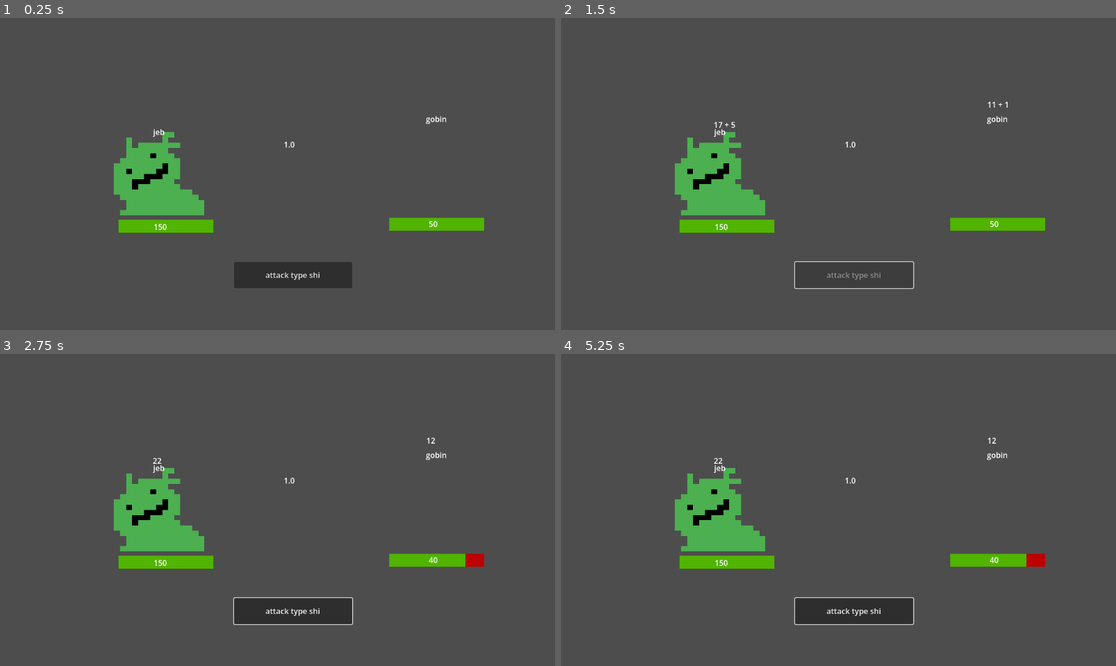
Above: before the commit, frames 1-4 (two rows, left to right).
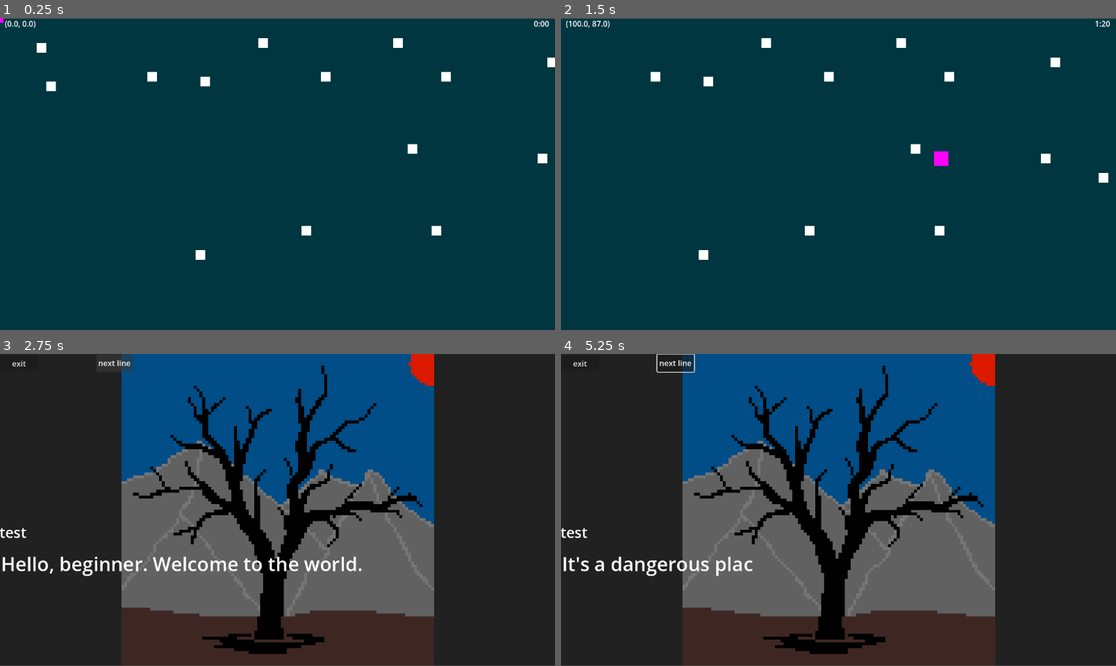
Above: after the commit, the same moments.

Repository: plasalt/map-test
Game: Godot game, scene res://scenes/control.tscn
The game is run twice, just before and just after one commit, with the same random seed, the same clock (stepped at 60 frames per second) and the same inputs. Before the commit the project starts from res://scenes/combat.tscn.
Inputs (mouse positions are in pixels of both pictures, inside the frame that each line leads up to):
- Up to frame 1 (0.25 s): no input
- Up to frame 2 (1.5 s): click (855, 273) at 0.5 s, where only the run before the commit has a clickable "attack type shi"; move the mouse to (960, 158) at 1.27 s; hold Right (ui_right) from 1.28 s (still down); click (960, 158) at 1.42 s
- Up to frame 3 (2.75 s): release Right (ui_right) at 2 s; click (116, 363) at 2 s, where only the run after the commit has a clickable "next line"
- Up to frame 4 (5.25 s): click (677, 363) at 2.75 s, where only the run after the commit has a clickable "next line"; move the mouse to (727, 525) at 3.52 s; hold Down (ui_down) 3.53-4.28 s; move the mouse to (894, 441) at 4.27 s; hold Right (ui_right) 4.28-5.03 s; move the mouse to (810, 572) at 5.02 s; hold Up (ui_up) from 5.03 s (still down); click (810, 572) at 5.17 s

The runs differ from the first frame. In frame 1, 100% of the frame differs, in the area x 0-100%, y 0-100%; in frame 2, 100%; in frame 3, 85%; in frame 4, 85%.

Commit message:
combat death and win scene, camera bnound fixes

Diff:
--- /dev/null
+++ b/deathmenu.gd
@@ -0,0 +1,8 @@
+extends Control
+
+@onready var backmenu = $Button
+
+
+
+func _on_button_button_down() -> void:
+	get_tree().change_scene_to_file("res://scenes/main_menu.tscn")
--- a/jsons/dialogue/WIN.json
+++ b/jsons/dialogue/WIN.json
@@ -1,6 +1,6 @@
 {
-  "start": {
-	"text": "you lowk slimed that chud",
-	"next": "end"
-  },
+	"start": {
+		"next": "end",
+		"text": "you lowk slimed that nuh"
+	}
 }
--- a/jsons/dialogue/john.json
+++ b/jsons/dialogue/john.json
@@ -3,11 +3,12 @@
 	"text": "you finna die",
 	"next": "fight"
   },
+
   "fight": {
 	"enemy": {
 	  "hp": 10,
-	  "damage": 2,
-	  "damagemod": 1,
+	  "damage": 20,
+	  "damagemod": 10,
 	  "name": "nuh",
 	  "png": "res://textures/enemies/gobin.png"
 	},
--- /dev/null
+++ b/jsons/dialogue/playerdeath.json
@@ -0,0 +1,10 @@
+{
+	"event": "death",
+	"oof": {
+		"event": "death"
+	},
+	"start": {
+		"next": "oof",
+		"text": "killed by nuh"
+	}
+}
--- a/project.godot
+++ b/project.godot
@@ -11,7 +11,7 @@
 [application]
 
 config/name="map test"
-run/main_scene="uid://i4bpeom08ftr"
+run/main_scene="uid://dcm4r84jp5glo"
 config/features=PackedStringArray("4.7", "Forward Plus")
 config/icon="res://icon.svg"
 
--- a/scenes/control.tscn
+++ b/scenes/control.tscn
@@ -5,9 +5,10 @@
 [ext_resource type="PackedScene" uid="uid://cbwma5cmh73aw" path="res://scenes/player.tscn" id="3_qtu10"]
 [ext_resource type="Script" uid="uid://cjsmpi55pc76w" path="res://scripts/bounds.gd" id="5_tjwpk"]
 [ext_resource type="Script" uid="uid://c7n7xn0x1cquk" path="res://scripts/sceneswitcher.gd" id="6_lpubu"]
+[ext_resource type="Texture2D" uid="uid://bjofepxv24rss" path="res://textures/menu/mainmenu.png" id="7_1p5nq"]
 [ext_resource type="Script" uid="uid://cvdni3p4larpv" path="res://scripts/cam.gd" id="7_lt2xq"]
 
-[node name="Control" type="Control" unique_id=1424041087 node_paths=PackedStringArray("clock")]
+[node name="Control" type="Control" unique_id=1424041087 node_paths=PackedStringArray("clock", "time", "cords")]
 layout_mode = 3
 anchors_preset = 15
 anchor_right = 1.0
@@ -16,6 +17,8 @@
 grow_vertical = 2
 script = ExtResource("1_0fbet")
 clock = NodePath("Gameclock")
+time = NodePath("Camera2D/time")
+cords = NodePath("Camera2D/cords")
 
 [node name="Gameclock" parent="." unique_id=843309788 instance=ExtResource("2_ee4bf")]
 
@@ -34,23 +37,32 @@
 
 [node name="Camera2D" type="Camera2D" parent="." unique_id=1533877721]
 position = Vector2(579, 320)
-limit_enabled = false
-limit_left = -100
-limit_top = -100
-limit_right = 100
-limit_bottom = 100
+limit_left = 0
+limit_top = 0
+limit_right = 3300
+limit_bottom = 1300
 script = ExtResource("7_lt2xq")
 
 [node name="time" type="Label" parent="Camera2D" unique_id=44205679]
-offset_left = 533.0
-offset_top = -323.0
-offset_right = 573.0
-offset_bottom = -300.0
+offset_left = 532.0
+offset_top = -320.0
+offset_right = 572.0
+offset_bottom = -297.0
 size_flags_horizontal = 3
-metadata/_edit_use_anchors_ = true
 
 [node name="cords" type="Label" parent="Camera2D" unique_id=1050385732]
 offset_left = -566.0
 offset_top = -320.0
 offset_right = -526.0
 offset_bottom = -297.0
+
+[node name="CanvasLayer" type="CanvasLayer" parent="." unique_id=1586366326]
+
+[node name="TextureRect" type="TextureRect" parent="." unique_id=1410355071]
+z_index = -100
+layout_mode = 0
+offset_left = -1.0
+offset_top = 2.0
+offset_right = 2559.0
+offset_bottom = 1442.0
+texture = ExtResource("7_1p5nq")
--- /dev/null
+++ b/scenes/deathscreen.tscn
@@ -0,0 +1,46 @@
+[gd_scene format=3 uid="uid://g6ql6rx25yoo"]
+
+[ext_resource type="Script" uid="uid://du2ojfqb4d83g" path="res://deathmenu.gd" id="1_ylnw1"]
+
+[node name="deathscreen" type="Control" unique_id=593651548]
+layout_mode = 3
+anchors_preset = 15
+anchor_right = 1.0
+anchor_bottom = 1.0
+grow_horizontal = 2
+grow_vertical = 2
+script = ExtResource("1_ylnw1")
+
+[node name="Label" type="Label" parent="." unique_id=1344972036]
+layout_mode = 1
+anchors_preset = 8
+anchor_left = 0.5
+anchor_top = 0.5
+anchor_right = 0.5
+anchor_bottom = 0.5
+offset_left = -20.0
+offset_top = -11.5
+offset_right = 20.0
+offset_bottom = 11.5
+grow_horizontal = 2
+grow_vertical = 2
+theme_override_font_sizes/font_size = 32
+text = "You died"
+
+[node name="Button" type="Button" parent="." unique_id=834598478]
+layout_mode = 1
+anchors_preset = 8
+anchor_left = 0.5
+anchor_top = 0.5
+anchor_right = 0.5
+anchor_bottom = 0.5
+offset_left = -23.0
+offset_top = 55.0
+offset_right = 23.0
+offset_bottom = 86.0
+grow_horizontal = 2
+grow_vertical = 2
+text = "Main menu
+"
+
+[connection signal="button_down" from="Button" to="." method="_on_button_button_down"]
--- a/scripts/bounds.gd
+++ b/scripts/bounds.gd
@@ -65,6 +65,7 @@
 	GameData.current_dialogue = p.dialogue
 	GameData.currentbounds = id
 	GameData.current_dialogue = GameData.trigger_boxes[GameData.currentbounds].dialoguefile
+	GameData.speaker_name = GameData.trigger_boxes[GameData.currentbounds].speakername
 	save_triggers_to_gamedata()
 
 
--- a/scripts/combat.gd
+++ b/scripts/combat.gd
@@ -26,6 +26,7 @@
 var enemyhp = 100
 var playermaxhp = 100
 var enemymaxhp = 100
+
 @onready var playername = $player/name
 @onready var enemyname = $enemy/name
 
@@ -64,6 +65,31 @@
 func playerwin():
 	GameData.current_dialogue = "res://jsons/dialogue/WIN.json"
 	print(GameData.current_dialogue)
+	var path = "res://jsons/dialogue/WIN.json"
+	var file = FileAccess.open(path, FileAccess.READ)
+	var json_text = file.get_as_text()
+	var dialogue_data = JSON.parse_string(json_text)
+	dialogue_data["start"]["text"] = "you lowk slimed that %s" % [enemyname.text]
+	var file_write = FileAccess.open(path, FileAccess.WRITE)
+	if file_write:
+		file_write.store_string(JSON.stringify(dialogue_data, "\t"))
+		file_write.close()
+	get_tree().change_scene_to_file("res://scenes/eventmanager.tscn")
+	pass
+
+func playerdeath():
+	GameData.current_dialogue = "res://jsons/dialogue/playerdeath.json"
+	GameData.speaker_name = "death"
+	print(GameData.current_dialogue)
+	var path = "res://jsons/dialogue/playerdeath.json"
+	var file = FileAccess.open(path, FileAccess.READ)
+	var json_text = file.get_as_text()
+	var dialogue_data = JSON.parse_string(json_text)
+	dialogue_data["start"]["text"] = "killed by %s" % [enemyname.text]
+	var file_write = FileAccess.open(path, FileAccess.WRITE)
+	if file_write:
+		file_write.store_string(JSON.stringify(dialogue_data, "\t"))
+		file_write.close()
 	get_tree().change_scene_to_file("res://scenes/eventmanager.tscn")
 	pass
 
@@ -77,6 +103,8 @@
 	get_tree().current_scene.add_child(popup)
 	popup.global_position = spawn_pos
 	popup.animate_damage_popup(amount)
+
+
 
 func _on_attackbutton_button_down() -> void:
 	attackbutton.disabled = true
@@ -163,6 +191,7 @@
 	phase =4
 	if playerhp <= 0:
 		print("player dided")
+		playerdeath()
 	if enemyhp <= 0:
 		print("enemy slimed")
 		playerwin()
--- a/scripts/control.gd
+++ b/scripts/control.gd
@@ -4,8 +4,8 @@
 @onready var marker = $marker
 @onready var bounds = $bounds
 @export var clock: Node
-@onready var time = $Camera2D/time
-@onready var cords = $Camera2D/cords
+@export var time:Label
+@export var cords:Label
 const Marker = preload("res://scenes/marker.tscn")
 
 func _ready():
--- a/scripts/dialogue_manager.gd
+++ b/scripts/dialogue_manager.gd
@@ -35,7 +35,8 @@
 		start_combat()
 		return
 	check_options()
-
+	if node.get("event") == "death":
+		deathscreen()
 
 func type_line(line: String):
 	is_typing = true
@@ -109,3 +110,8 @@
 	get_tree().change_scene_to_file("res://scenes/combat.tscn")
 	print(GameData.encounter)
 	pass
+
+func deathscreen():
+	active = false
+	get_tree().change_scene_to_file("res://scenes/deathscreen.tscn")
+	pass
--- a/scripts/eventmanager'.gd
+++ b/scripts/eventmanager'.gd
@@ -4,7 +4,7 @@
 @onready var background = $Background
 
 var dialogue_lines = GameData.current_dialogue
-var speakername = GameData.trigger_boxes[GameData.currentbounds].speakername
+var speakername = GameData.speaker_name
 var Background = load(GameData.trigger_boxes[GameData.currentbounds].Background)
 
 
Not shown, added: deathmenu.gd.uid
